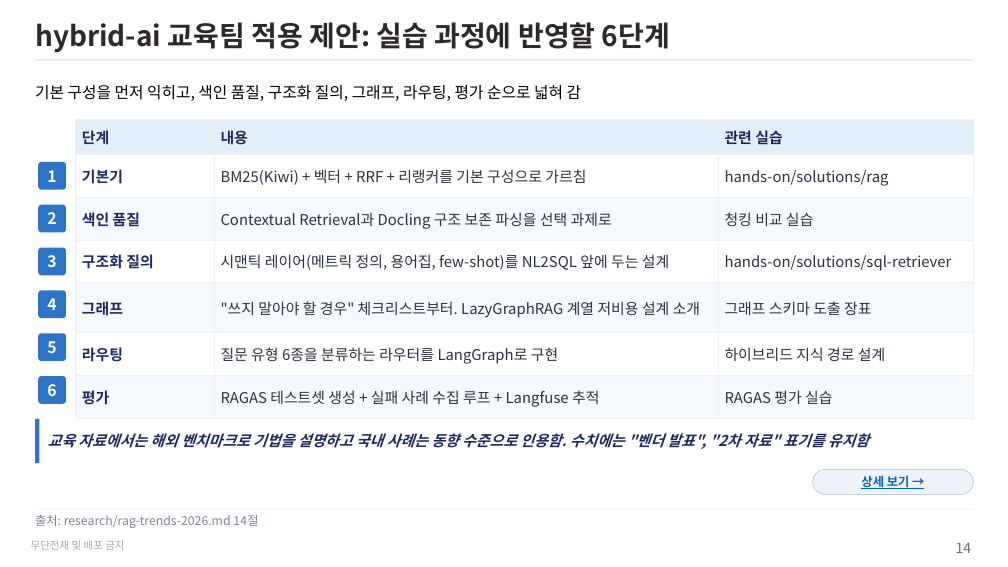
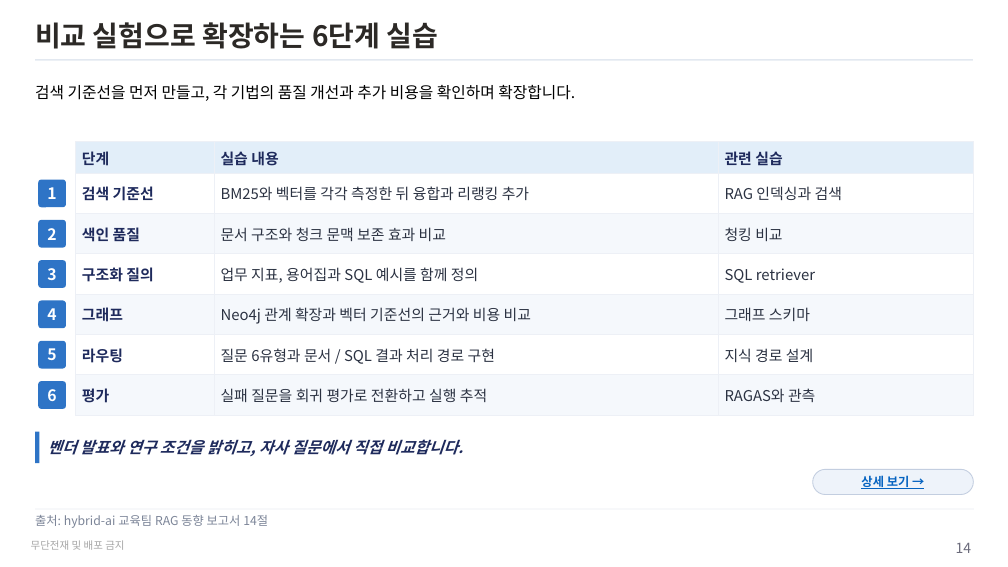
Before and after one commit to unicorn-campus/hybrid-ai, a slide deck: slide 14 of research/rag-trends-2026.pptx. Drawn at 1008x567 pixels with LibreOffice and Linux fonts; fonts in the diff are those of the drawing. Boxes give left, top, right and bottom in pixels: in the first picture for what was removed or moved away, otherwise in the second. Text is boxed around its words. In the diff, an @@ line names an element or a change of style, - is before the commit and + after.

Commit message:
RAG 동향 재검토와 Neo4j 및 Cohere 보완 내용을 PPT에 반영

```diff
--- a/research/rag-trends-2026.pptx
+++ b/research/rag-trends-2026.pptx
@@ title at (x1=35, y1=22, x2=439, y2=49): text changed @@
-hybrid-ai 교육팀 적용 제안: 실습 과정에 반영할 6단계
+비교 실험으로 확장하는 6단계 실습
@@ text at (x1=35, y1=85, x2=575, y2=101): text changed @@
-기본 구성을 먼저 익히고, 색인 품질, 구조화 질의, 그래프, 라우팅, 평가 순으로 넓혀 감
+검색 기준선을 먼저 만들고, 각 기법의 품질 개선과 추가 비용을 확인하며 확장합니다.
@@ table at (x1=76, y1=142, x2=974, y2=407) @@
-row 1, column 2: 내용
+row 1, column 2: 실습 내용
-row 2: 기본기 | BM25(Kiwi) + 벡터 + RRF + 리랭커를 기본 구성으로 가르침 | hands-on/solutions/rag
+row 2: 검색 기준선 | BM25와 벡터를 각각 측정한 뒤 융합과 리랭킹 추가 | RAG 인덱싱과 검색
-row 3, column 2: Contextual Retrieval과 Docling 구조 보존 파싱을 선택 과제로
+row 3, column 2: 문서 구조와 청크 문맥 보존 효과 비교
-row 3, column 3: 청킹 비교 실습
+row 3, column 3: 청킹 비교
-row 4, column 2: 시맨틱 레이어(메트릭 정의, 용어집, few-shot)를 NL2SQL 앞에 두는 설계
+row 4, column 2: 업무 지표, 용어집과 SQL 예시를 함께 정의
-row 4, column 3: hands-on/solutions/sql-retriever
+row 4, column 3: SQL retriever
@@ row 5, column 2: ""쓰지 말아야 할 경우" 체크리스트부터. LazyGraphRAG 계열 저비용 설계 소개" to "Neo4j 관계 확장과 벡터 기준선의 근거와 비용 비교" @@
-row 5, column 3: 그래프 스키마 도출 장표
+row 5, column 3: 그래프 스키마
-row 6, column 2: 질문 유형 6종을 분류하는 라우터를 LangGraph로 구현
+row 6, column 2: 질문 6유형과 문서 / SQL 결과 처리 경로 구현
-row 6, column 3: 하이브리드 지식 경로 설계
+row 6, column 3: 지식 경로 설계
-row 7, column 2: RAGAS 테스트셋 생성 + 실패 사례 수집 루프 + Langfuse 추적
+row 7, column 2: 실패 질문을 회귀 평가로 전환하고 실행 추적
-row 7, column 3: RAGAS 평가 실습
+row 7, column 3: RAGAS와 관측
@@ table resized from (x1=76, y1=120, x2=974, y2=411) to (x1=76, y1=142, x2=974, y2=407) @@
@@ text "1" moved from (x1=47, y1=170, x2=56, y2=182) to (x1=47, y1=187, x2=56, y2=199) @@
@@ rounded rectangle moved from (x1=38, y1=162, x2=66, y2=190) to (x1=38, y1=180, x2=66, y2=207) @@
@@ text "2" moved from (x1=47, y1=212, x2=56, y2=224) to (x1=47, y1=228, x2=56, y2=240) @@
@@ rounded rectangle moved from (x1=38, y1=205, x2=66, y2=232) to (x1=38, y1=220, x2=66, y2=248) @@
@@ 3 texts, 3 rounded rectangles moved together from (x1=38, y1=248, x2=66, y2=361) to (x1=38, y1=260, x2=66, y2=369) @@
@@ text "6" moved from (x1=47, y1=384, x2=56, y2=396) to (x1=47, y1=389, x2=56, y2=401) @@
@@ rounded rectangle moved from (x1=38, y1=376, x2=66, y2=404) to (x1=38, y1=381, x2=66, y2=409) @@
@@ rectangle resized from (x1=35, y1=419, x2=40, y2=463) to (x1=35, y1=432, x2=40, y2=463) @@
@@ text at (x1=48, y1=439, x2=464, y2=456): text changed; size 17 to 18 pt @@
-교육 자료에서는 해외 벤치마크로 기법을 설명하고 국내 사례는 동향 수준으로 인용함. 수치에는 "벤더 발표", "2차 자료" 표기를 유지함
+벤더 발표와 연구 조건을 밝히고, 자사 질문에서 직접 비교합니다.
@@ text at (x1=35, y1=515, x2=268, y2=528): text changed @@
-출처: research/rag-trends-2026.md 14절
+출처: hybrid-ai 교육팀 RAG 동향 보고서 14절
```
Also in this commit, not shown: 12 other slides changed, 1 slide added, 1 slide removed, 2 other files.
